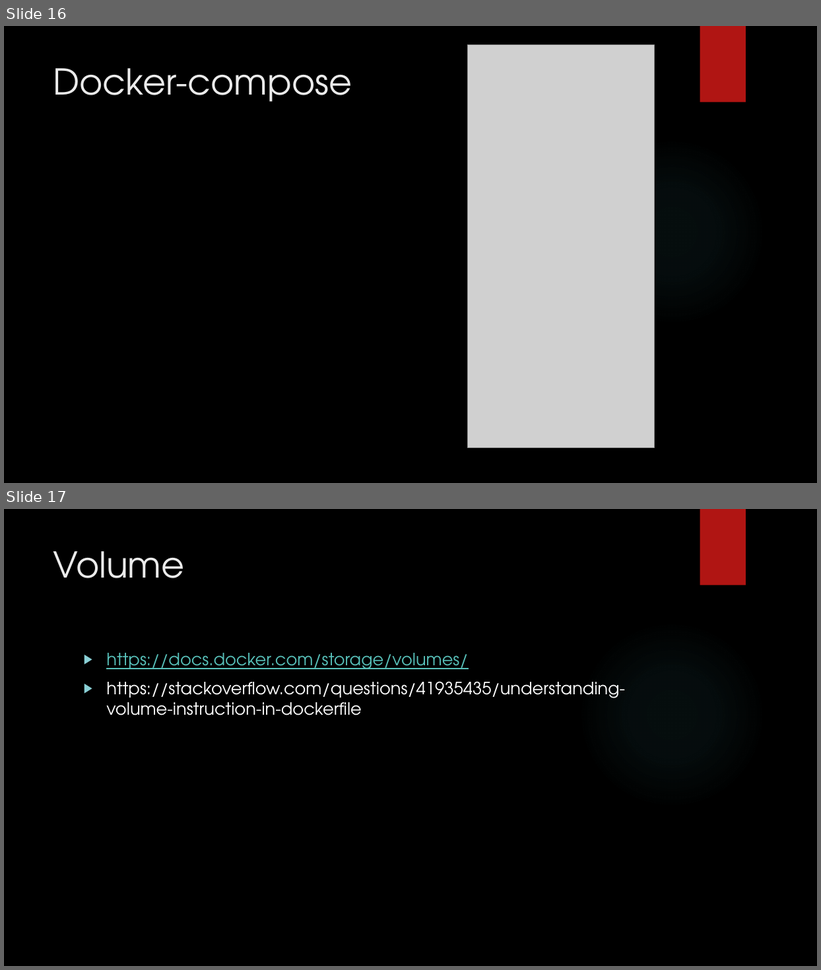
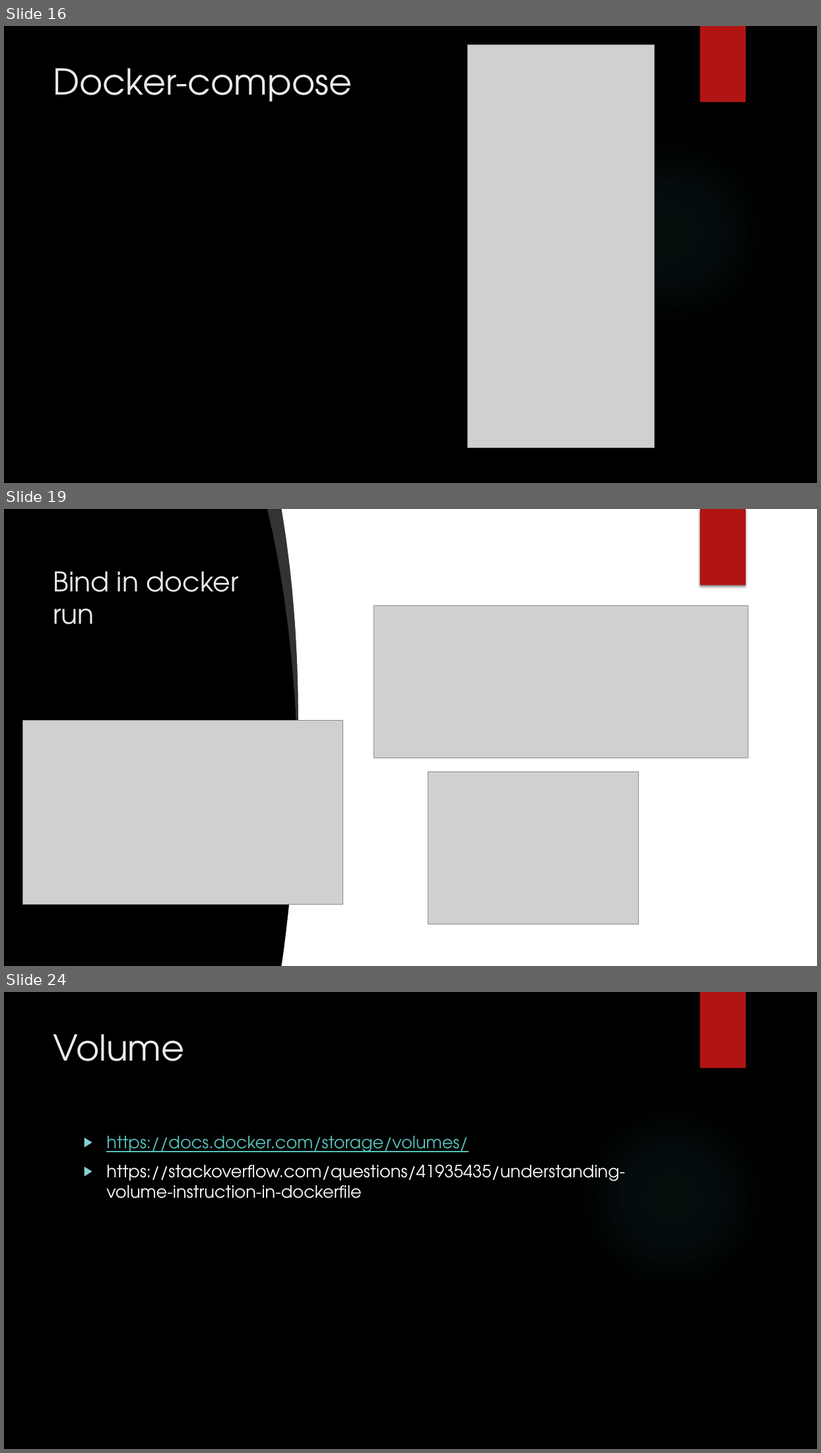
Before and after one commit to summy00/dockerfile_sample, a slide deck: docs/Docker Presentation.pptx. Shown one above the other, each under a label of ours: slides 16 and 17 before the commit, slides 16, 19 and 24 after it; the slides between them are not shown. The pictures are 821x970 and 821x1453 pixels, drawn with LibreOffice and Linux fonts; fonts in the diff are those of the drawing; grey boxes stand for pictures; background and template pictures are left out. Boxes give left, top, right and bottom in pixels: in the first picture for what was removed or moved away, otherwise in the second. Text is boxed around its words. In the diff, an @@ line names an element or a change of style, - is before the commit and + after.

```diff
--- a/docs/Docker Presentation.pptx
+++ b/docs/Docker Presentation.pptx
@@ slide 19 added at [4, 509, 817, 966], background picture (left out); not listed: 1 template element that a slide beside it also shows @@
@@ freeform shape added at [267, 509, 305, 757], fill #FFFFFF at 20% opacity @@
@@ freeform shape added at [282, 509, 817, 966], fill #FFFFFF @@
@@ rectangle added at [700, 509, 746, 586], fill #B01513 @@
@@ title added at [54, 571, 239, 625], 32 pt, text #EBEBEB @@
+Bind in docker run
@@ picture added at [374, 605, 748, 758] @@
@@ picture added at [23, 721, 343, 905] @@
@@ picture added at [428, 772, 638, 924] @@
@@ what was slide 17 is now slide 24 @@
```
Also in this commit, not shown: 1 slide changed, 6 other slides added, 1 other file.
